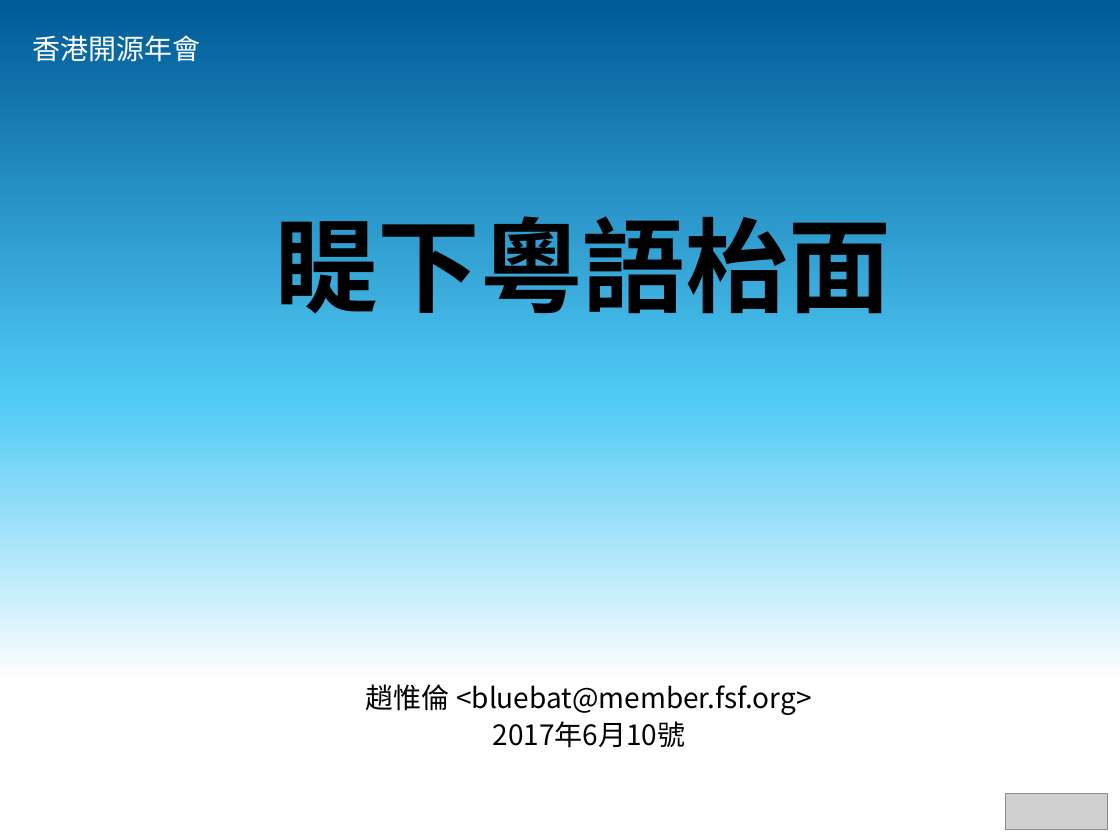
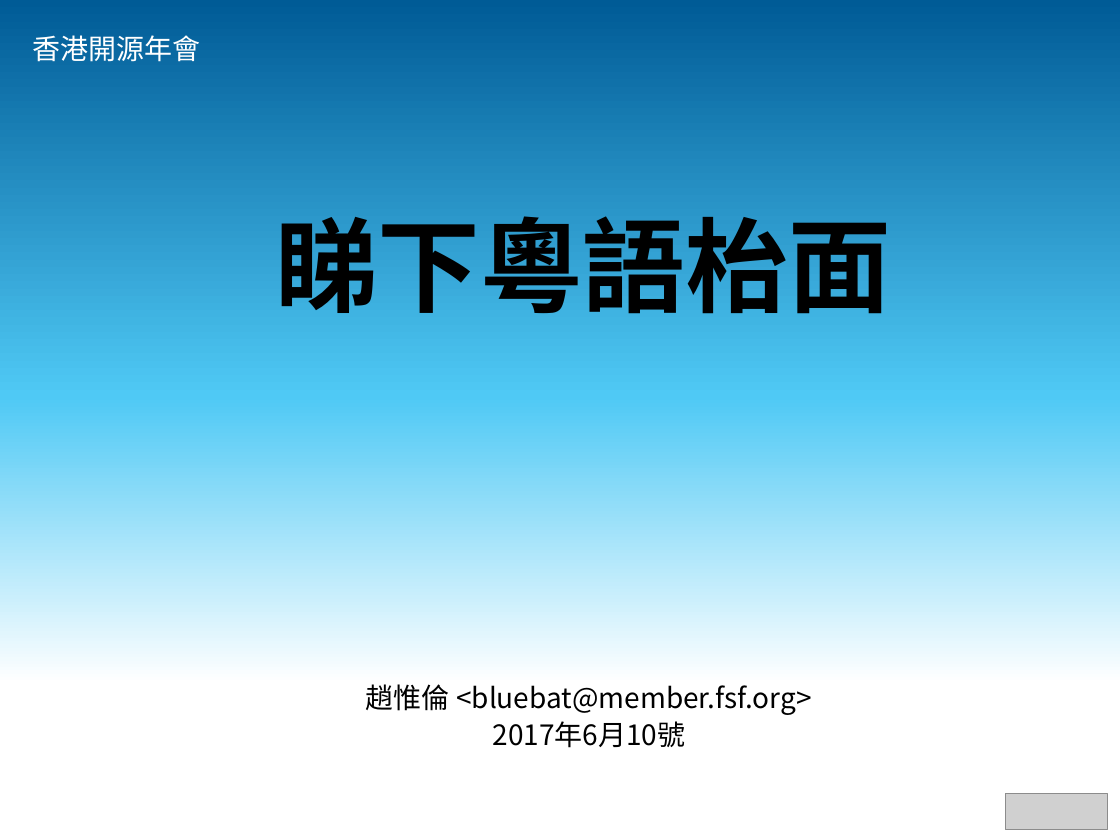
Before and after one commit to bluebat/.presentations, a slide deck: slide 1 of look-at-yue-desktop.odp. Drawn at 1120x840 pixels with LibreOffice and Linux fonts; fonts in the diff are those of the drawing; grey boxes stand for pictures; background and template pictures are left out. Boxes give left, top, right and bottom in pixels: in the first picture for what was removed or moved away, otherwise in the second. Text is boxed around its words. In the diff, an @@ line names an element or a change of style, - is before the commit and + after.

```diff
--- a/look-at-yue-desktop.odp
+++ b/look-at-yue-desktop.odp
@@ title at [275, 216, 891, 313]: text changed @@
-睼下粵語枱面
+睇下粵語枱面
```
Also in this commit, not shown: 5 other slides changed, 1 other file.
